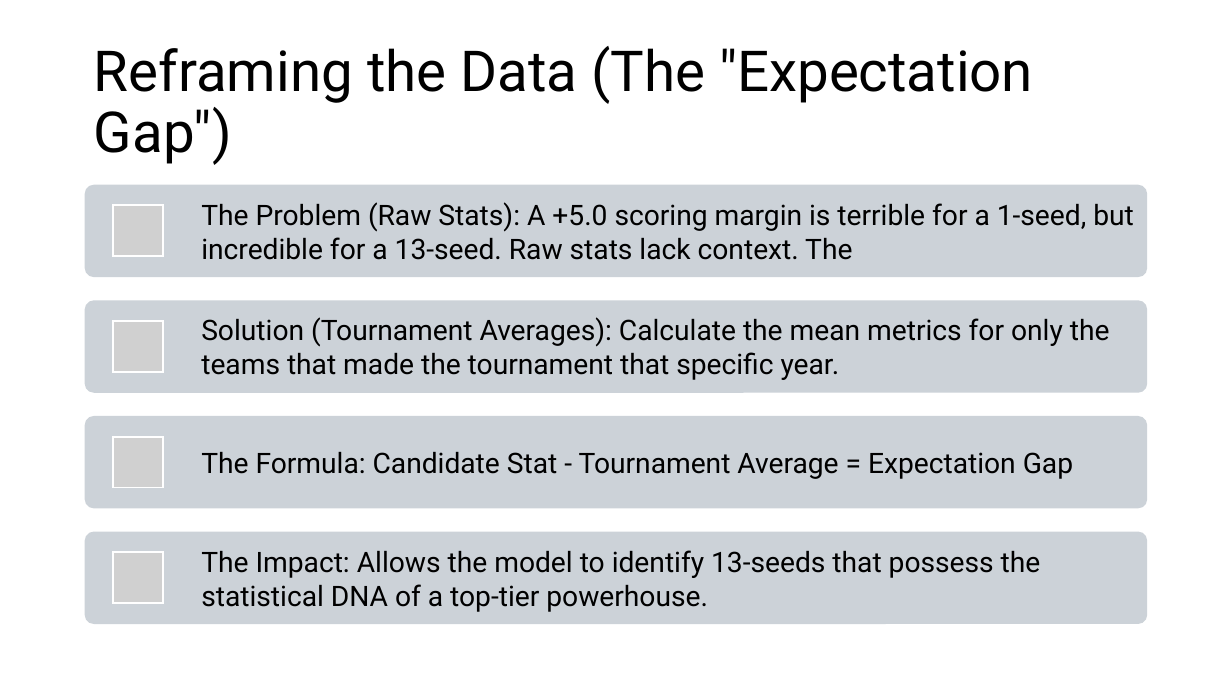
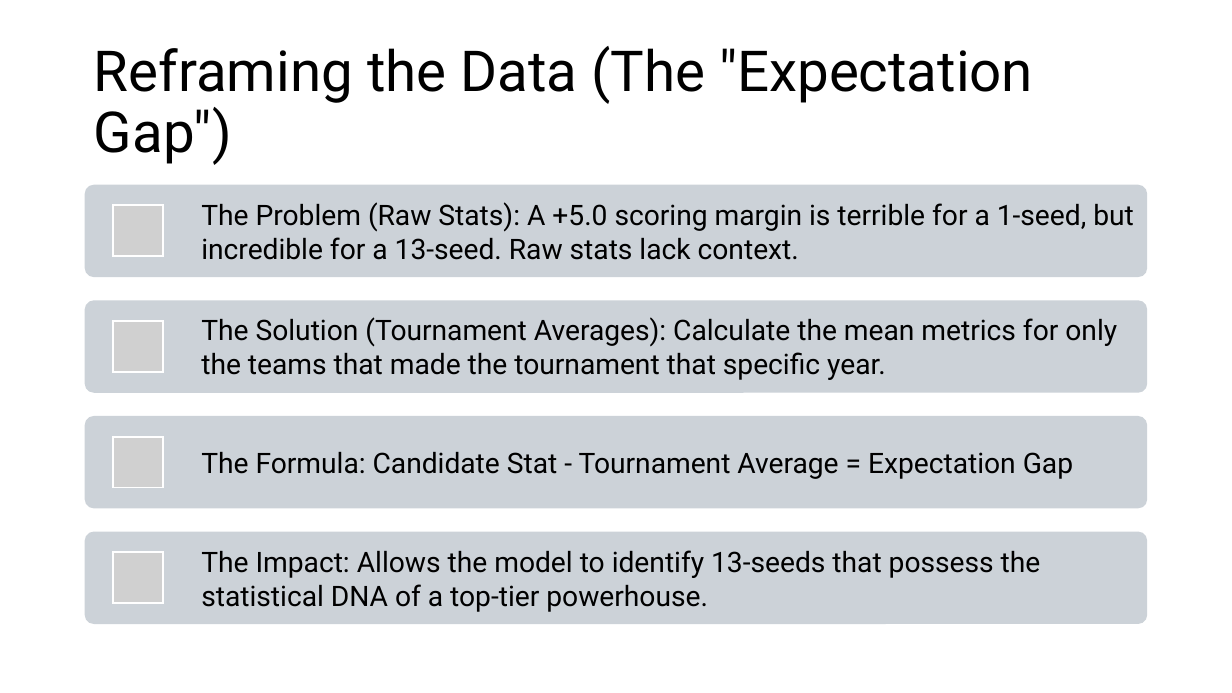
Before and after one commit to ThatTwoDude/STAT486_FinalProject, a slide deck: slide 4 of progress/ClassPresentation.pptx. Drawn at 1232x693 pixels with LibreOffice and Linux fonts; fonts in the diff are those of the drawing; grey boxes stand for pictures. Boxes give left, top, right and bottom in pixels: in the first picture for what was removed or moved away, otherwise in the second. Text is boxed around its words. In the diff, an @@ line names an element or a change of style, - is before the commit and + after.

Commit message:
final final final

```diff
--- a/progress/ClassPresentation.pptx
+++ b/progress/ClassPresentation.pptx
@@ text at box(201, 202, 1134, 260): text changed @@
-The Problem (Raw Stats): A +5.0 scoring margin is terrible for a 1-seed, but incredible for a 13-seed. Raw stats lack context. The
+The Problem (Raw Stats): A +5.0 scoring margin is terrible for a 1-seed, but incredible for a 13-seed. Raw stats lack context.
@@ text at box(201, 317, 1117, 380): text changed @@
-Solution (Tournament Averages): Calculate the mean metrics for only the teams that made the tournament that specific year.
+The Solution (Tournament Averages): Calculate the mean metrics for only the teams that made the tournament that specific year.
```
